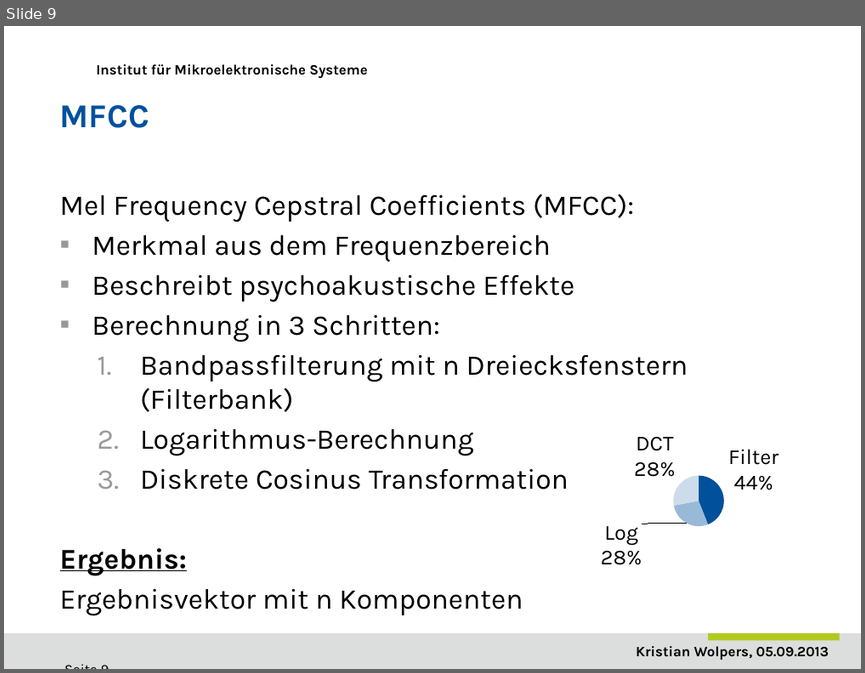
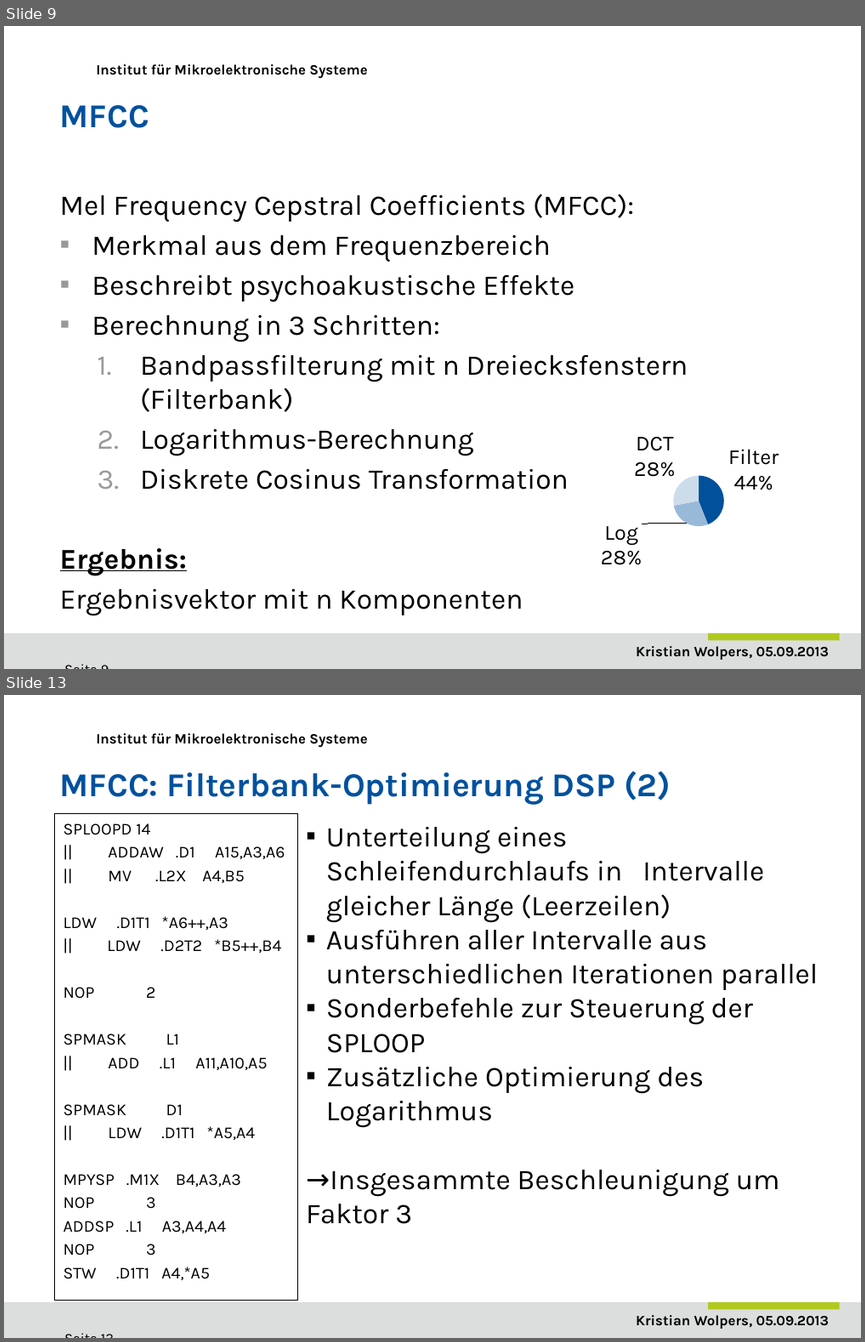
Before and after one commit to DuncanSin/Masterarbeit, a slide deck: Speech/Praesentation1.pptx. Shown one above the other, each under a label of ours: slide 9 before the commit, slides 9 and 13 after it; the slides between them are not shown. The pictures are 865x673 and 865x1342 pixels, drawn with LibreOffice and Linux fonts; fonts in the diff are those of the drawing; background and template pictures are left out. Boxes give left, top, right and bottom in pixels: in the first picture for what was removed or moved away, otherwise in the second. Text is boxed around its words. In the diff, an @@ line names an element or a change of style, - is before the commit and + after.

```diff
--- a/Speech/Praesentation1.pptx
+++ b/Speech/Praesentation1.pptx
@@ slide 13 added at (4,695,861,1338), background #FFFFFF; not listed: 4 template elements that a slide beside it also shows @@
@@ title added at (60,771,670,805), 28 pt, text #00519E, bold @@
+MFCC: Filterbank-Optimierung DSP (2)
@@ rectangle added at (54,814,297,1300), outline #000000 0.75 pt @@
@@ text added at (64,823,284,1280), 14 pt, text #000000 @@
+SPLOOPD 14
+|| ADDAW .D1 A15,A3,A6
+|| MV .L2X A4,B5
+LDW .D1T1 *A6++,A3
+|| LDW .D2T2 *B5++,B4
+NOP 2
+SPMASK L1
+|| ADD .L1 A11,A10,A5
+SPMASK D1
+|| LDW .D1T1 *A5,A4
+MPYSP .M1X B4,A3,A3
+NOP 3
+ADDSP .L1 A3,A4,A4
+NOP 3
+STW .D1T1 A4,*A5
@@ text added at (306,827,817,1224), 24 pt, text #000000 @@
+▪ Unterteilung eines Schleifendurchlaufs in Intervalle gleicher Länge (Leerzeilen)
+▪ Ausführen aller Intervalle aus unterschiedlichen Iterationen parallel
+▪ Sonderbefehle zur Steuerung der SPLOOP
+▪ Zusätzliche Optimierung des Logarithmus
+→Insgesammte Beschleunigung um Faktor 3
```
Also in this commit, not shown: 9 slides changed, 3 other slides added, 3 slides removed.
